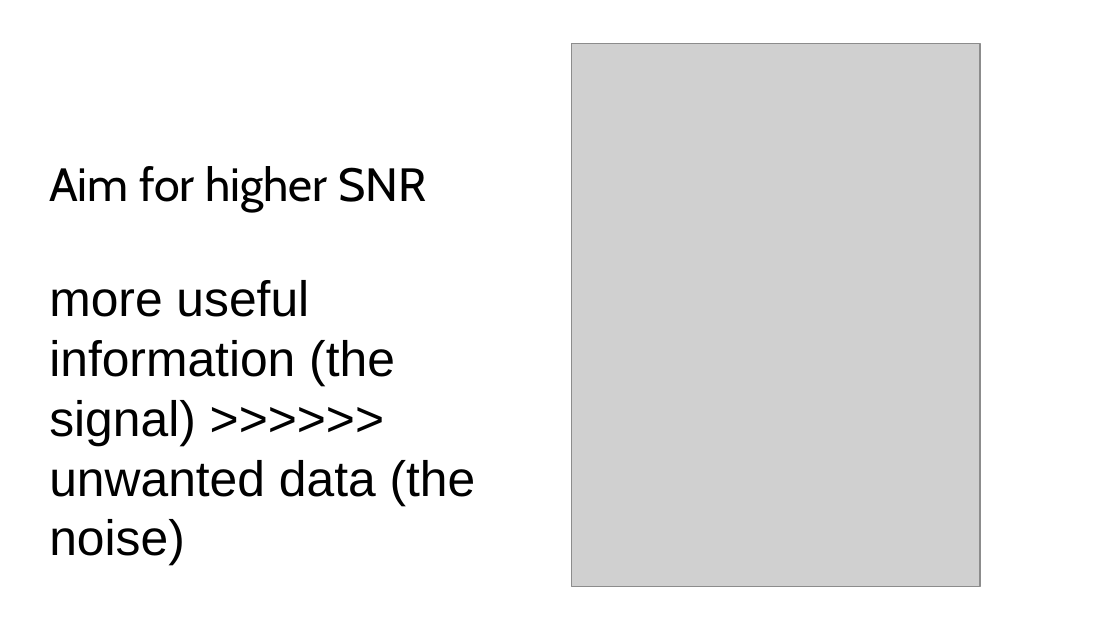
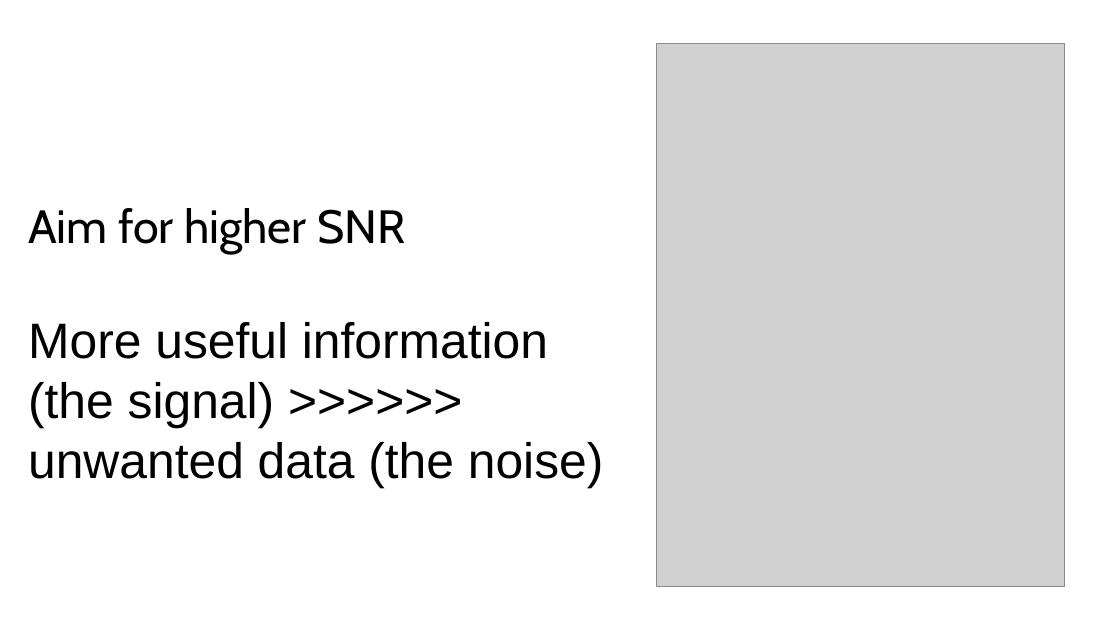
Before and after one commit to vaishnavitv/Assets-and-Publications, a slide deck: slide 44 of Speaking-Engagements/2024/Accessiblity/ND-Product-Design.pptx. Drawn at 1120x630 pixels with LibreOffice and Linux fonts; fonts in the diff are those of the drawing; grey boxes stand for pictures. Boxes give left, top, right and bottom in pixels: in the first picture for what was removed or moved away, otherwise in the second. Text is boxed around its words. In the diff, an @@ line names an element or a change of style, - is before the commit and + after.

```diff
--- a/Speaking-Engagements/2024/Accessiblity/ND-Product-Design.pptx
+++ b/Speaking-Engagements/2024/Accessiblity/ND-Product-Design.pptx
@@ picture: place and size @@
-picture at (572,44,981,587)
+picture at (656,44,1065,587)
@@ text "Aim for higher SNR": place and size @@
-text "Aim for higher SNR" at (49,166,476,506)
+text "Aim for higher SNR" at (28,208,604,488)
@@ text at (28,322,604,488): text changed @@
-more useful information (the signal) >>>>>> unwanted data (the noise)
+More useful information (the signal) >>>>>>
+unwanted data (the noise)
```
Also in this commit, not shown: 11 other slides changed, 2 slides added, 1 other file.
